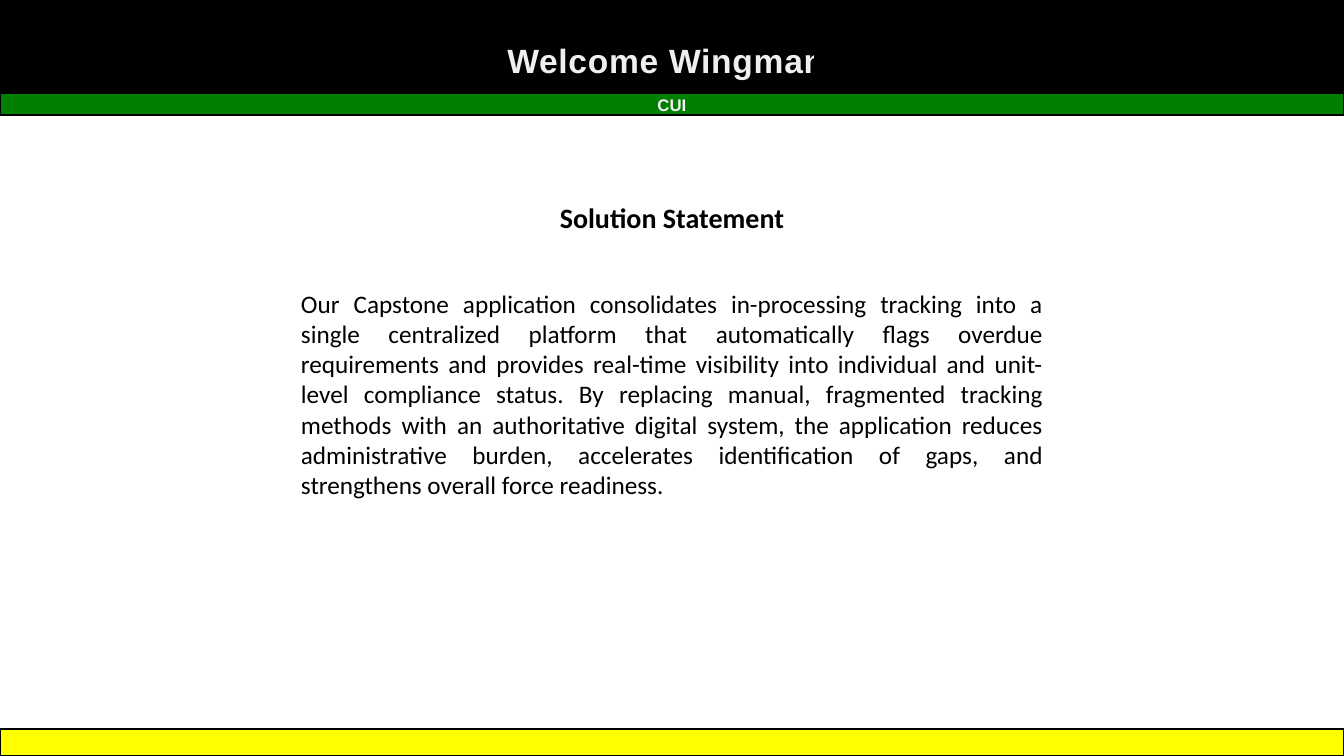
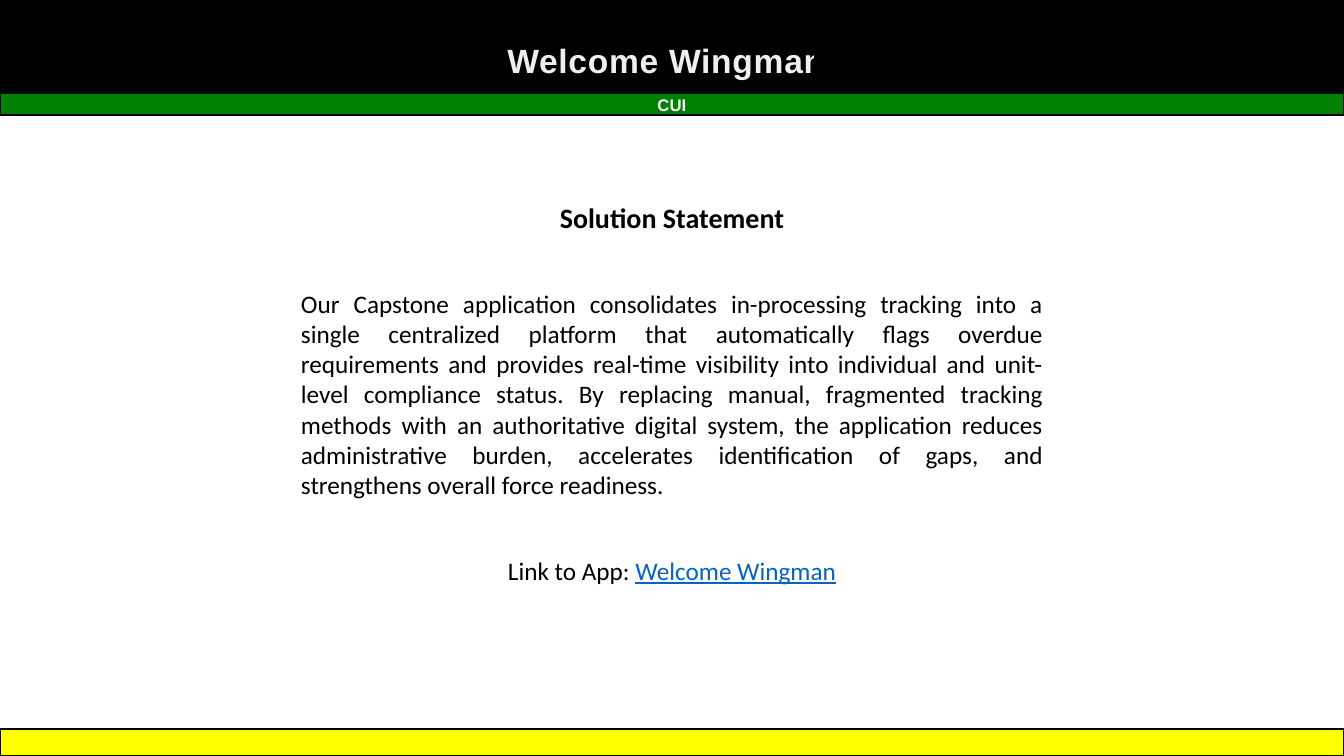
Before and after one commit to IslaChaos13/SDI-2026-Capstone, a slide deck: slide 3 of Presentation1.pptx. Drawn at 1344x756 pixels with LibreOffice and Linux fonts; fonts in the diff are those of the drawing; background and template pictures are left out. Boxes give left, top, right and bottom in pixels: in the first picture for what was removed or moved away, otherwise in the second. Text is boxed around its words. In the diff, an @@ line names an element or a change of style, - is before the commit and + after.

Commit message:
presentation update

```diff
--- a/Presentation1.pptx
+++ b/Presentation1.pptx
@@ text added at (508, 562, 836, 585), 18 pt, text #0563C1, underline @@
+Link to App: Welcome Wingman
```
Also in this commit, not shown: 1 slide added.
